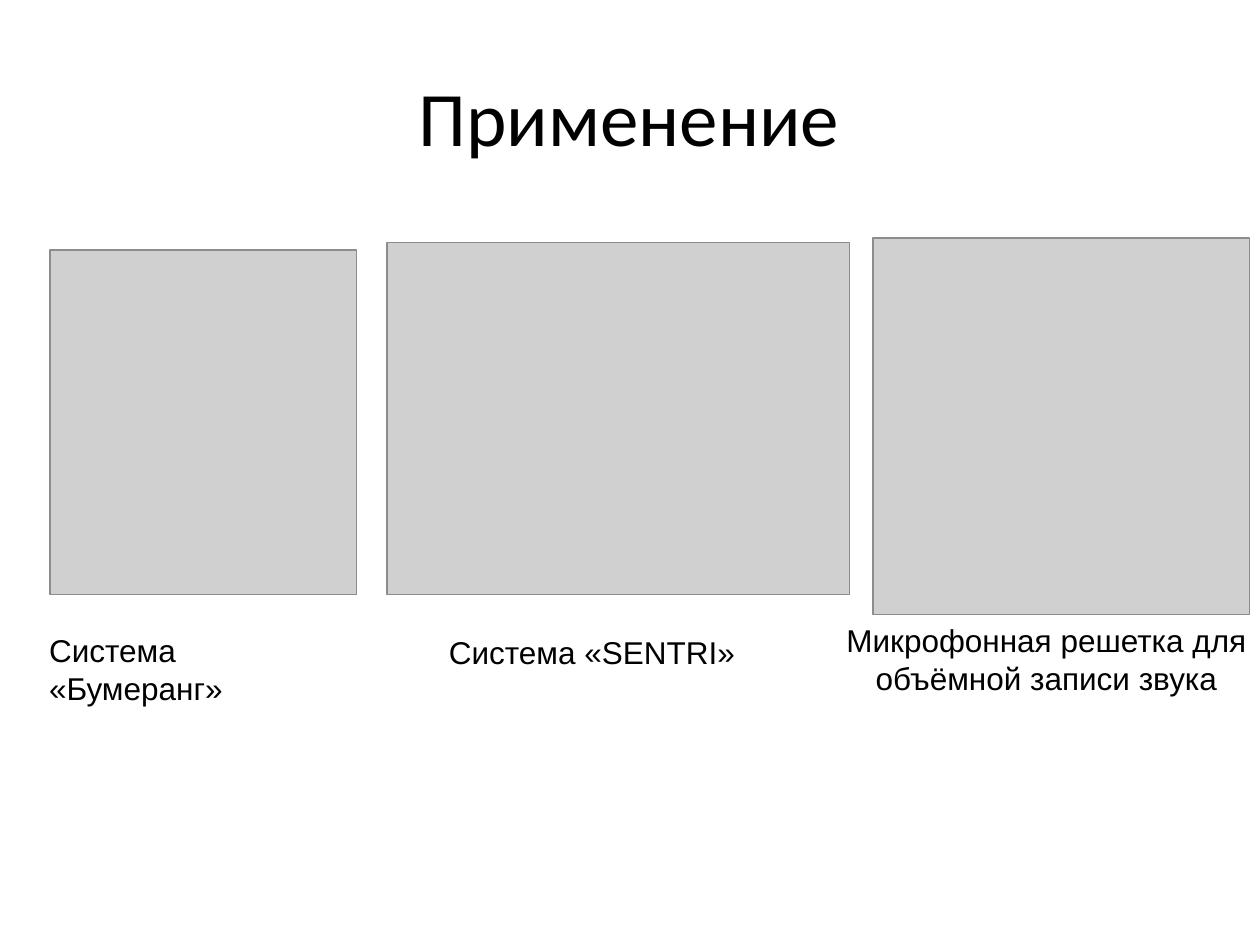
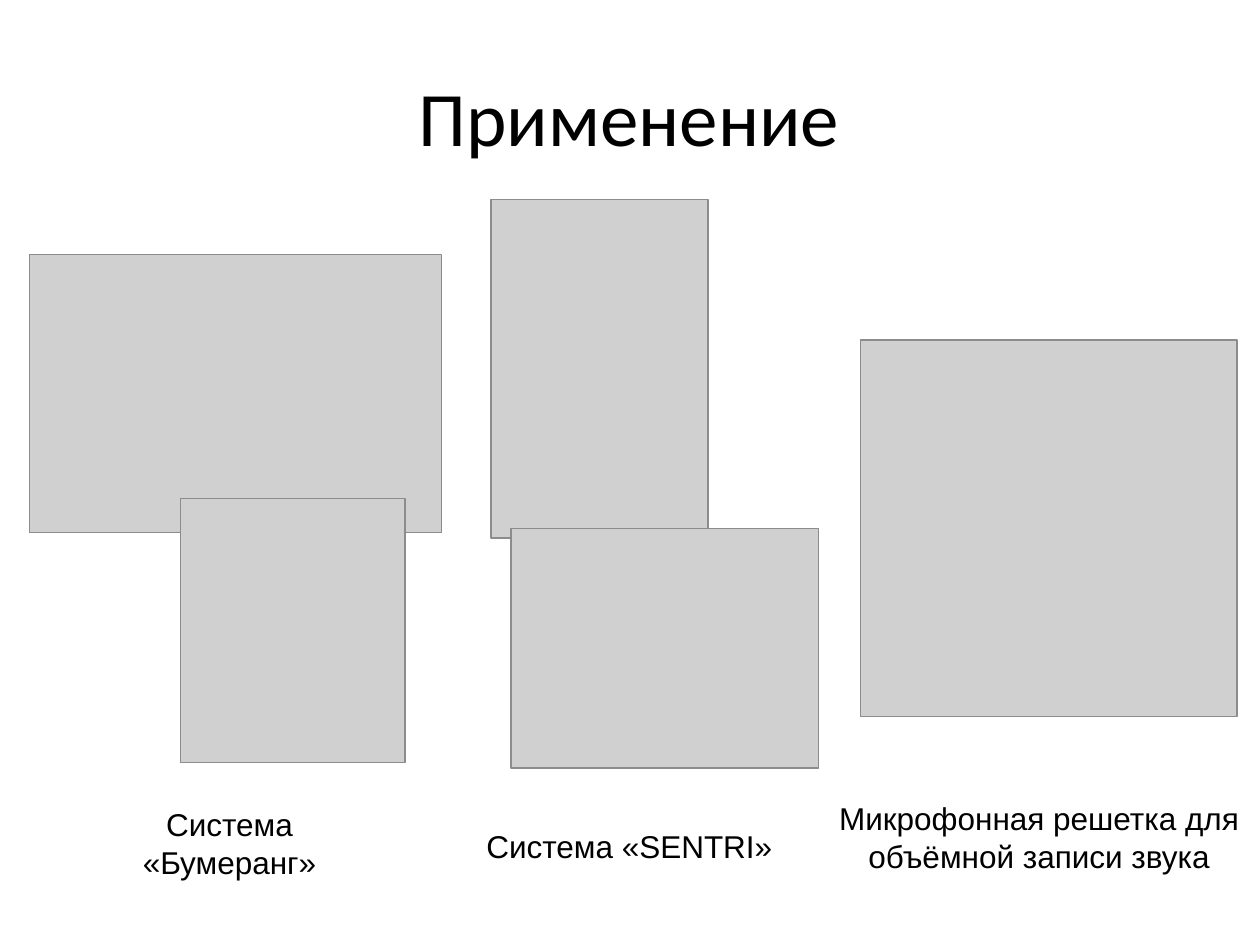
Before and after one commit to Rernamp/microphone_arrays, a slide deck: slide 3 of student_session_2021/Доклад.pptx. Drawn at 1260x945 pixels with LibreOffice and Linux fonts; fonts in the diff are those of the drawing; grey boxes stand for pictures. Boxes give left, top, right and bottom in pixels: in the first picture for what was removed or moved away, otherwise in the second. Text is boxed around its words. In the diff, an @@ line names an element or a change of style, - is before the commit and + after.

```diff
--- a/student_session_2021/Доклад.pptx
+++ b/student_session_2021/Доклад.pptx
@@ picture added at bbox=[491, 200, 708, 538] @@
@@ picture added at bbox=[30, 255, 442, 533] @@
@@ picture: place and size @@
-picture at bbox=[873, 238, 1250, 615]
+picture at bbox=[861, 340, 1237, 717]
@@ picture: place and size @@
-picture at bbox=[50, 251, 357, 596]
+picture at bbox=[180, 499, 404, 764]
@@ picture: place and size @@
-picture at bbox=[387, 242, 849, 595]
+picture at bbox=[512, 528, 819, 767]
@@ text "Система «Бумеранг»": place and size @@
-text "Система «Бумеранг»" at bbox=[49, 640, 222, 706]
+text "Система «Бумеранг»" at bbox=[143, 814, 316, 880]
@@ text "Система «Бумеранг»" at bbox=[143, 814, 316, 880]: alignment left to centre @@
@@ text "Микрофонная решетка для объёмной записи ...": place and size @@
-text "Микрофонная решетка для объёмной записи ..." at bbox=[846, 629, 1246, 696]
+text "Микрофонная решетка для объёмной записи ..." at bbox=[839, 807, 1239, 874]
@@ text "Система «SENTRI»" at bbox=[486, 836, 772, 859]: alignment left to centre @@
@@ text "Система «SENTRI»": place and size @@
-text "Система «SENTRI»" at bbox=[449, 642, 734, 665]
+text "Система «SENTRI»" at bbox=[486, 836, 772, 859]
```
Also in this commit, not shown: 3 other slides changed, 4 slides added, 4 slides removed.
